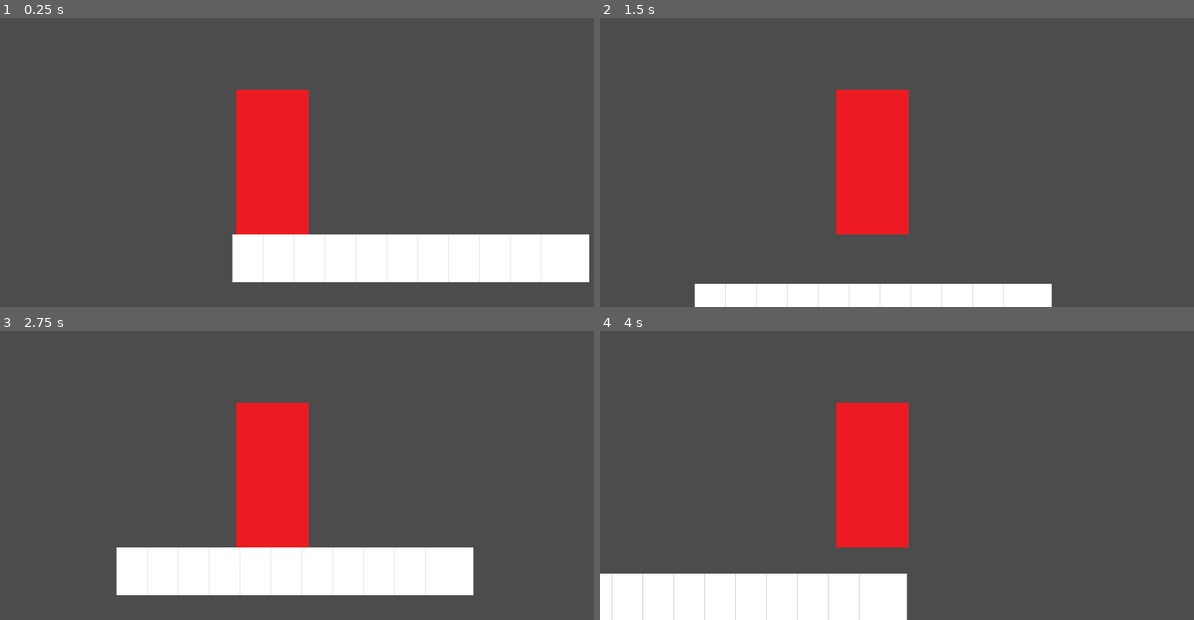
Above: before the commit, frames 1-4 (two rows, left to right).
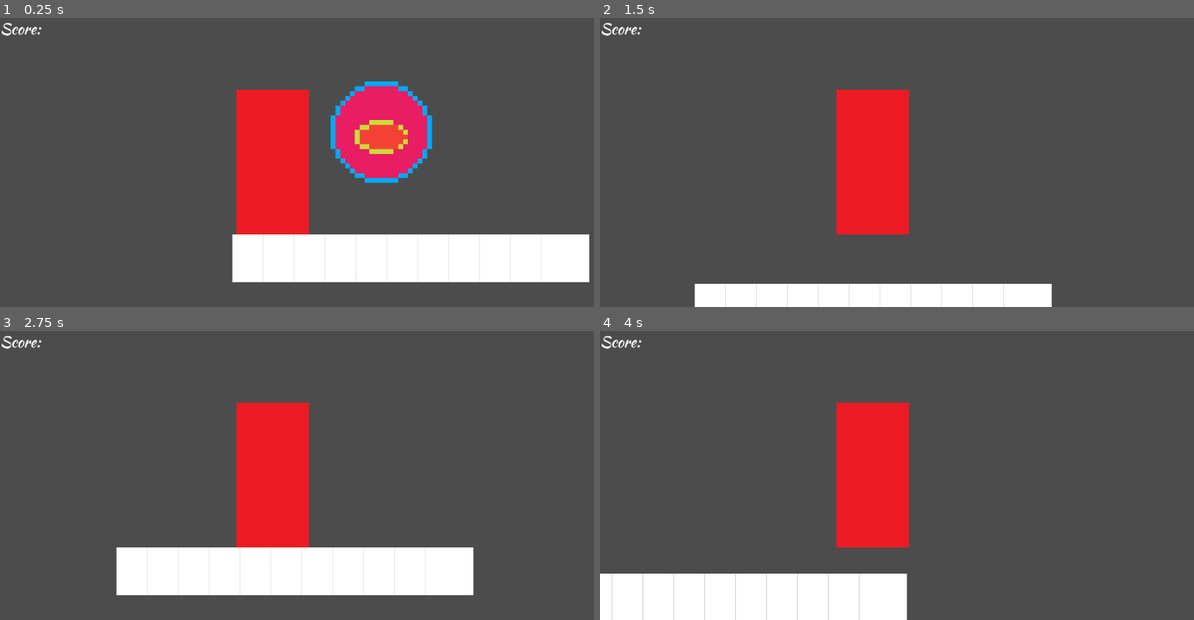
Above: after the commit, the same moments.

Repository: nateslagter/Ninja-Man-Quest-for-the-Shuriken
Game: Godot game, scene res://src/levels/testLevel.tscn
Same seed, same stepped clock (60 frames per second), same inputs: the game is played once before the commit and once after it.
Inputs:
- Up to frame 1 (0.25 s): no input
- Up to frame 2 (1.5 s): tap Enter at 0.5 s; hold Right (move_right) from 0.53 s (still down); tap Space (jump) at 0.77 s
- Up to frame 3 (2.75 s): tap Space (jump) at 1.52 s; release Right (move_right) at 2.03 s; hold Left (move_left) from 2.03 s (still down)
- Up to frame 4 (4 s): release Left (move_left) at 2.78 s; hold Right (move_right) from 2.78 s (still down); tap Space (jump) at 3.02, 3.77 s

The runs differ from the first frame. In frame 1, 4.9% of the frame differs, in the area x 0-73%, y 1-58%; in frame 2, 0.1%; in frame 3, 0.1%; in frame 4, 0.1%.

Commit message:
Add font

Diff:
--- a/project.godot
+++ b/project.godot
@@ -17,8 +17,8 @@
 [display]
 
 window/size/width=1280
-window/size/test_width=960
-window/size/test_height=1280
+window/size/test_width=1280
+window/size/test_height=600
 window/stretch/mode="viewport"
 
 [input]
--- /dev/null
+++ b/src/levels/Collectible.gd
@@ -0,0 +1,5 @@
+extends Area2D
+
+
+func _on_Collectible_body_entered(body):
+	queue_free()
--- a/src/levels/Collectible.tscn
+++ b/src/levels/Collectible.tscn
@@ -1,13 +1,18 @@
-[gd_scene load_steps=3 format=2]
+[gd_scene load_steps=4 format=2]
 
 [ext_resource path="res://assets/collectibleSprites/testCollectible.png" type="Texture" id=1]
+[ext_resource path="res://src/levels/Collectible.gd" type="Script" id=2]
 
 [sub_resource type="CircleShape2D" id=1]
 
 [node name="Collectible" type="Area2D"]
+scale = Vector2( 10, 10 )
+script = ExtResource( 2 )
 
 [node name="CollisionShape2D" type="CollisionShape2D" parent="."]
 shape = SubResource( 1 )
 
 [node name="Sprite" type="Sprite" parent="."]
 texture = ExtResource( 1 )
+
+[connection signal="body_entered" from="." to="." method="_on_Collectible_body_entered"]
--- /dev/null
+++ b/src/levels/HUD.tscn
@@ -0,0 +1,18 @@
+[gd_scene load_steps=3 format=2]
+
+[ext_resource path="res://assets/font/KaushanScript-Regular.ttf" type="DynamicFontData" id=1]
+
+[sub_resource type="DynamicFont" id=1]
+size = 32
+font_data = ExtResource( 1 )
+
+[node name="HUD" type="CanvasLayer"]
+
+[node name="Label" type="Label" parent="."]
+margin_right = 48.0
+margin_bottom = 16.0
+custom_fonts/font = SubResource( 1 )
+text = "Score: "
+__meta__ = {
+"_edit_use_anchors_": false
+}
--- a/src/levels/testLevel.tscn
+++ b/src/levels/testLevel.tscn
@@ -1,7 +1,9 @@
-[gd_scene load_steps=5 format=2]
+[gd_scene load_steps=7 format=2]
 
 [ext_resource path="res://assets/tileSprites/placeholderTile.png" type="Texture" id=1]
 [ext_resource path="res://src/actors/Player.tscn" type="PackedScene" id=2]
+[ext_resource path="res://src/levels/Collectible.tscn" type="PackedScene" id=3]
+[ext_resource path="res://src/levels/HUD.tscn" type="PackedScene" id=4]
 
 [sub_resource type="ConvexPolygonShape2D" id=1]
 points = PoolVector2Array( 100, 99, 0, 99, 0, 0, 100, 0 )
@@ -38,3 +40,8 @@
 
 [node name="Player" parent="." instance=ExtResource( 2 )]
 position = Vector2( 83.5177, 288.773 )
+
+[node name="Collectible" parent="." instance=ExtResource( 3 )]
+position = Vector2( 294, 241 )
+
+[node name="HUD" parent="." instance=ExtResource( 4 )]
Binary file added: assets/font/KaushanScript-Regular.ttf
Not shown, added: assets/font/OFL.txt
